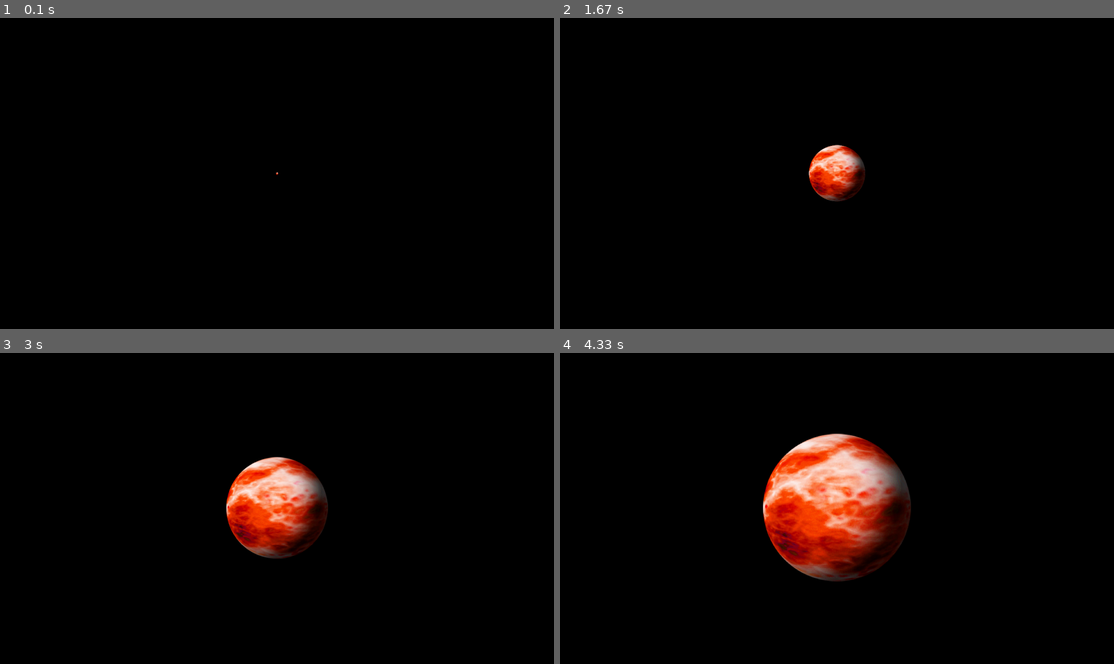
Above: before the commit, frames 1-4 (two rows, left to right).
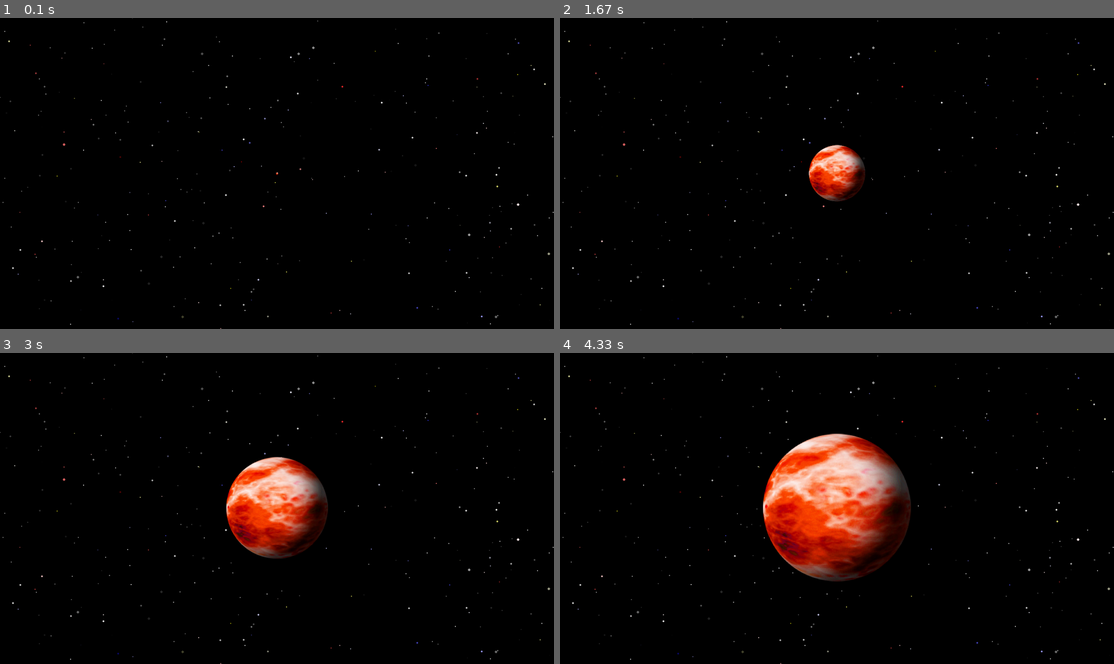
Above: after the commit, the same moments.

Repository: dcbriccetti/python-lessons
Game: pygame game, started from Planet/planet.py
Same seed, same stepped clock (60 frames per second), same inputs: the game is played once before the commit and once after it.
Inputs:
- Up to frame 1 (0.1 s): no input
- Up to frame 2 (1.67 s): no input
- Up to frame 3 (3 s): no input
- Up to frame 4 (4.33 s): no input

The runs differ from the first frame. In frame 1, 0.3% of the frame differs, in the area x 0-100%, y 0-100%; in frame 2, 0.3%; in frame 3, 0.3%; in frame 4, 0.3%.

Commit message:
Add a star field

Diff:
--- a/Planet/planet.py
+++ b/Planet/planet.py
@@ -1,25 +1,29 @@
 import pygame
 from pygame.constants import FULLSCREEN, KEYDOWN, K_ESCAPE, QUIT
+from stars import draw_field
 
 pg = pygame
 pd = pg.display
 pg.init()
 screen = pd.set_mode((0, 0), FULLSCREEN)
-screen_width = screen.get_rect().width
+sr = screen.get_rect()
 planet = pg.image.load('redplanet.png')
+star_field = screen.copy()
+draw_field(star_field)
+
 clock = pygame.time.Clock()
 run = True
 
-for planet_size in range(0, screen_width, 2):
+for planet_size in range(0, sr.width, 2):
     for event in pg.event.get():
         if event.type == QUIT or (event.type == KEYDOWN and event.key == K_ESCAPE):
             run = False
     if not run:
         break
     planet_scaled = pg.transform.scale(planet, (planet_size, planet_size))
-    screen.fill((0, 0, 0))
-    x = screen_width / 2 - planet_size / 2
-    y = screen.get_rect().height / 2 - planet_size / 2
+    x = sr.width / 2 - planet_size / 2
+    y = sr.height / 2 - planet_size / 2
+    screen.blit(star_field, (0, 0))
     screen.blit(planet_scaled, (x, y))
     pd.flip()
     clock.tick(40)
--- /dev/null
+++ b/Planet/stars.py
@@ -0,0 +1,22 @@
+import pygame
+from random import gauss, randint
+
+pg = pygame
+pd = pg.display
+
+def draw_field(star_field):
+    sr = star_field.get_rect()
+    star_field.fill((0, 0, 0))
+    for n in range(int(gauss(500, 100))):
+        gray = randint(1, 255)
+        bluer = redder = yellower = greener = 0
+        ri = randint(1, 10)
+        if ri == 1:
+            bluer = randint(0, 255 - gray)
+        elif ri == 2:
+            redder = randint(0, 255 - gray)
+        elif ri == 3:
+            yellower = randint(0, 255 - gray)
+            redder = greener = yellower
+        pg.draw.circle(star_field, (gray + redder, gray + greener, gray + bluer), \
+                       (randint(0, sr.width), randint(0, sr.height)), max(0, int(gauss(1, 1))))
